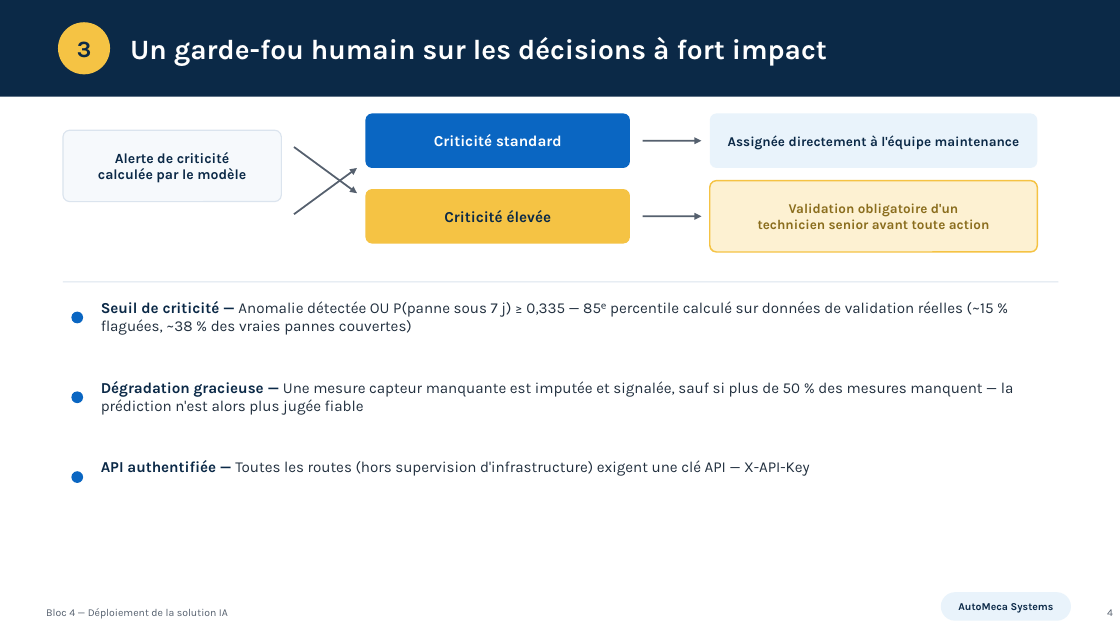
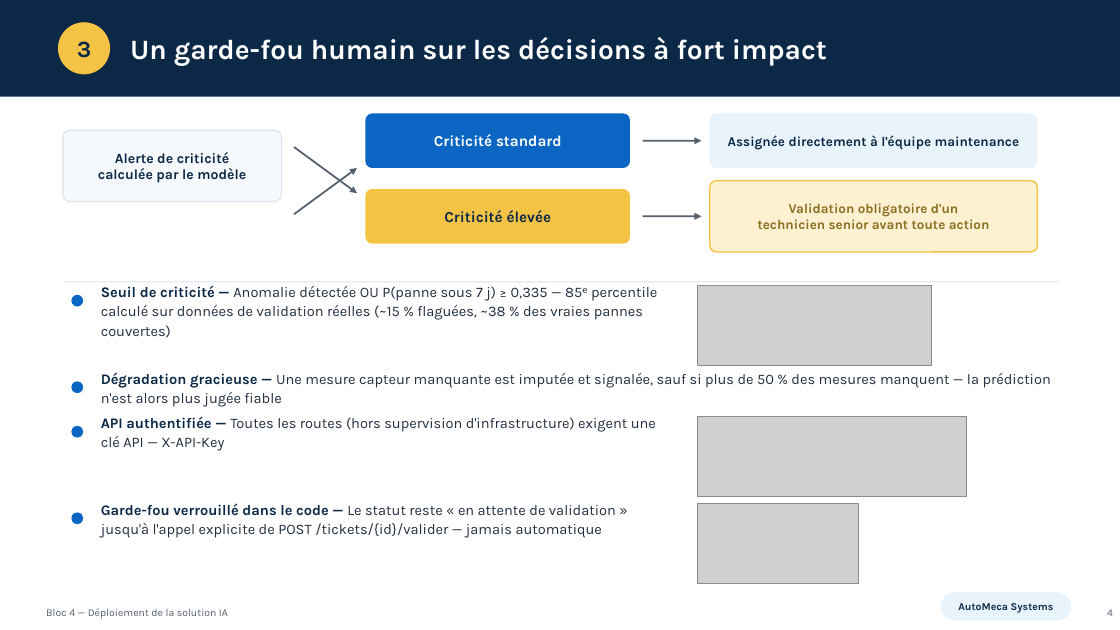
Before and after one commit to Elijoelemile/Bloc4-AutoMeca-Maintenance-Predictive-IoT-CICD, a slide deck: slide 4 of Slides - Bloc 4.pptx. Drawn at 1120x630 pixels with LibreOffice and Linux fonts; fonts in the diff are those of the drawing; grey boxes stand for pictures. Boxes give left, top, right and bottom in pixels: in the first picture for what was removed or moved away, otherwise in the second. Text is boxed around its words. In the diff, an @@ line names an element or a change of style, - is before the commit and + after.

Commit message:
ajoute liens vers les depots et captures de code aux slides Bloc 4
Slide 9 : les deux noms de depots deviennent des hyperliens reels
(bleu souligne, convention standard) au lieu de texte brut.

Slides 4 et 6 : ajoute 4 captures de code reel (colorees, extraites
directement du depot) a cote du texte qu'elles illustrent - seuil de
criticite, authentification API, garde-fou verrouille, seuil de
derive PSI. Rend concret ce que les slides affirment plutot que de
rester au niveau de la description.

```diff
--- a/Slides - Bloc 4.pptx
+++ b/Slides - Bloc 4.pptx
@@ ellipse: place and size @@
-ellipse at (71,312,83,323)
+ellipse at (71,295,83,307)
@@ text "Seuil de criticité — Anomalie ...": place and size @@
-text "Seuil de criticité — Anomalie ..." at (101,301,994,335)
+text "Seuil de criticité — Anomalie ..." at (101,285,657,338)
@@ picture added at (697,286,931,365) @@
@@ ellipse: place and size @@
-ellipse at (71,392,83,403)
+ellipse at (71,381,83,393)
@@ text "Dégradation gracieuse — Une mesure ...": place and size @@
-text "Dégradation gracieuse — Une mesure ..." at (101,381,1014,415)
+text "Dégradation gracieuse — Une mesure ..." at (101,372,1051,407)
@@ size 13 to 12.5 pt; line spacing 1 to 1.1 in 3 elements at (101,285,657,338), (101,372,1051,407), (101,416,656,451) @@
@@ text "API authentifiée — Toutes les ...": place and size @@
-text "API authentifiée — Toutes les ..." at (101,460,810,476)
+text "API authentifiée — Toutes les ..." at (101,416,656,451)
@@ picture added at (697,417,966,497) @@
@@ ellipse added at (71,426,83,438), fill #0A66C2 @@
@@ text added at (101,503,616,538), 12.5 pt, text #22303F @@
+Garde-fou verrouillé dans le code — Le statut reste « en attente de validation » jusqu'à l'appel explicite de POST /tickets/{id}/valider — jamais automatique
@@ picture added at (697,503,859,583) @@
@@ ellipse: place and size @@
-ellipse at (71,471,83,483)
+ellipse at (71,513,83,524)
```
Also in this commit, not shown: 2 other slides changed.
